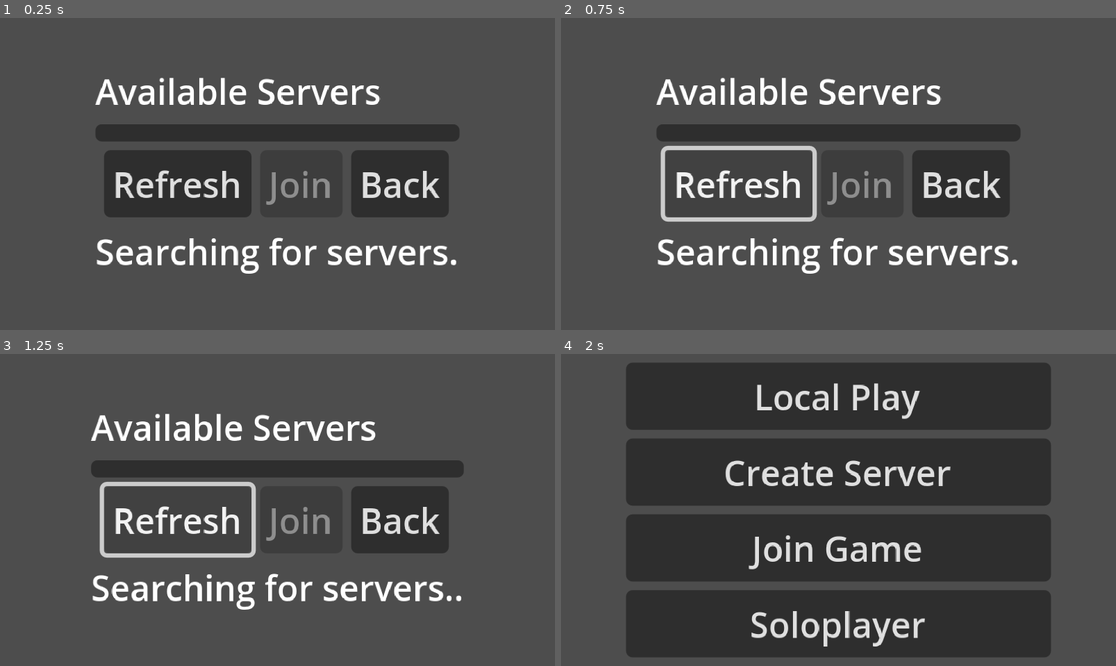
Above: before the commit, frames 1-4 (two rows, left to right).
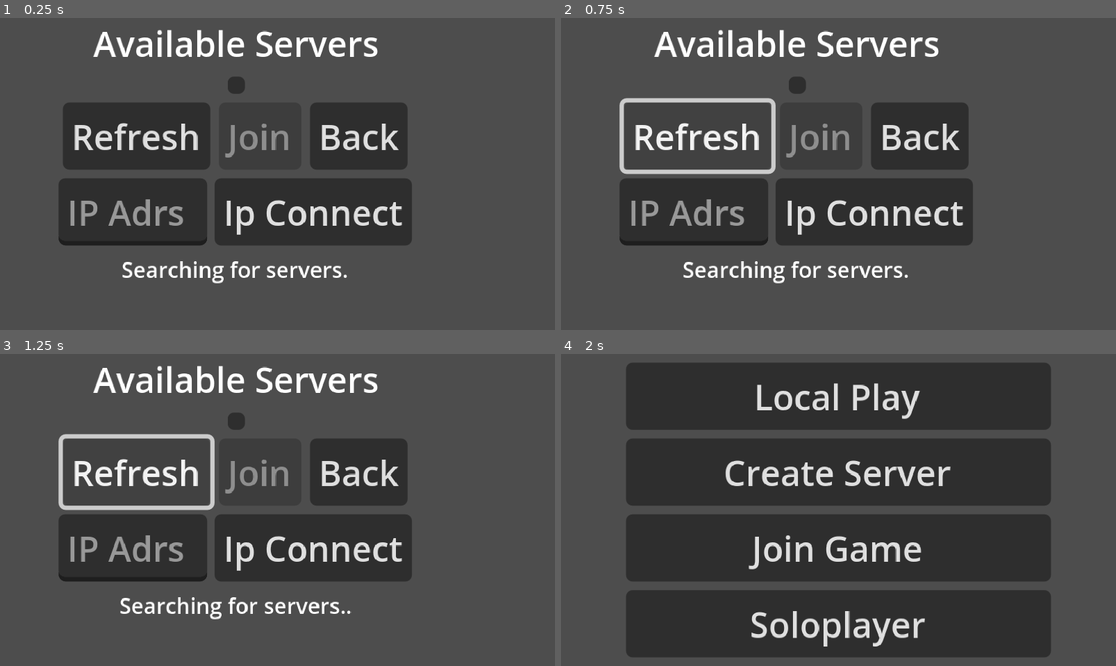
Above: after the commit, the same moments.

Repository: wonderdip/Arcade-Game
Game: Godot game, scene res://Scenes/server_browser.tscn
Two runs of this game, one before a commit and one after it. Both use one fixed random seed, a clock stepped at 60 frames per second and the inputs below. This scene is started directly instead of the project's main scene.
Inputs:
- Up to frame 1 (0.25 s): no input
- Up to frame 2 (0.75 s): click "Refresh" at 0.5 s
- Up to frame 3 (1.25 s): no input
- Up to frame 4 (2 s): click "Back" at 1.25 s

The runs differ from the first frame. In frame 1, 24% of the frame differs, in the area x 10-83%, y 3-86%; in frame 2, 22%; in frame 3, 22%; in frame 4, nothing differs.

Commit message:
cross device LAN update

Diff:
--- a/Scenes/server_browser.tscn
+++ b/Scenes/server_browser.tscn
@@ -11,51 +11,76 @@
 grow_vertical = 2
 script = ExtResource("1_cvrjd")
 
-[node name="VBoxContainer" type="VBoxContainer" parent="."]
+[node name="ScrollContainer" type="ScrollContainer" parent="."]
 layout_mode = 1
 anchors_preset = 8
 anchor_left = 0.5
 anchor_top = 0.5
 anchor_right = 0.5
 anchor_bottom = 0.5
-offset_left = -79.5
-offset_top = -50.5
-offset_right = 79.5
-offset_bottom = 50.5
+offset_left = -113.75
+offset_top = -72.0
+offset_right = 113.75
+offset_bottom = 72.0
 grow_horizontal = 2
 grow_vertical = 2
+vertical_scroll_mode = 4
 
-[node name="Title" type="Label" parent="VBoxContainer"]
+[node name="VBoxContainer" type="VBoxContainer" parent="ScrollContainer"]
+custom_minimum_size = Vector2(190, 0)
+layout_mode = 2
+size_flags_horizontal = 0
+alignment = 1
+
+[node name="Title" type="Label" parent="ScrollContainer/VBoxContainer"]
 layout_mode = 2
 text = "Available Servers"
+horizontal_alignment = 1
 
-[node name="ServerList" type="ItemList" parent="VBoxContainer"]
+[node name="ServerList" type="ItemList" parent="ScrollContainer/VBoxContainer"]
 layout_mode = 2
+size_flags_horizontal = 4
+allow_search = false
 auto_width = true
 auto_height = true
 item_count = 1
 
-[node name="HBoxContainer" type="HBoxContainer" parent="VBoxContainer"]
+[node name="HBoxContainer" type="HBoxContainer" parent="ScrollContainer/VBoxContainer"]
 layout_mode = 2
 alignment = 1
 
-[node name="Refresh" type="Button" parent="VBoxContainer/HBoxContainer"]
+[node name="Refresh" type="Button" parent="ScrollContainer/VBoxContainer/HBoxContainer"]
 layout_mode = 2
 text = "Refresh"
 
-[node name="JoinButton" type="Button" parent="VBoxContainer/HBoxContainer"]
+[node name="JoinButton" type="Button" parent="ScrollContainer/VBoxContainer/HBoxContainer"]
 layout_mode = 2
 text = "Join"
 
-[node name="Back" type="Button" parent="VBoxContainer/HBoxContainer"]
+[node name="Back" type="Button" parent="ScrollContainer/VBoxContainer/HBoxContainer"]
 layout_mode = 2
 text = "Back"
 
-[node name="StatusLabel" type="Label" parent="VBoxContainer"]
+[node name="ManualConnect" type="HBoxContainer" parent="ScrollContainer/VBoxContainer"]
 layout_mode = 2
+alignment = 1
+
+[node name="IPInput" type="LineEdit" parent="ScrollContainer/VBoxContainer/ManualConnect"]
+layout_mode = 2
+placeholder_text = "IP Adrs"
+
+[node name="ConnectButton" type="Button" parent="ScrollContainer/VBoxContainer/ManualConnect"]
+layout_mode = 2
+text = "Ip Connect"
+
+[node name="StatusLabel" type="Label" parent="ScrollContainer/VBoxContainer"]
+layout_mode = 2
+theme_override_font_sizes/font_size = 10
 text = "Searching..."
+horizontal_alignment = 1
 
-[connection signal="item_selected" from="VBoxContainer/ServerList" to="." method="_on_server_list_item_selected"]
-[connection signal="pressed" from="VBoxContainer/HBoxContainer/Refresh" to="." method="_on_refresh_button_pressed"]
-[connection signal="pressed" from="VBoxContainer/HBoxContainer/JoinButton" to="." method="_on_join_button_pressed"]
-[connection signal="pressed" from="VBoxContainer/HBoxContainer/Back" to="." method="_on_back_button_pressed"]
+[connection signal="item_selected" from="ScrollContainer/VBoxContainer/ServerList" to="." method="_on_server_list_item_selected"]
+[connection signal="pressed" from="ScrollContainer/VBoxContainer/HBoxContainer/Refresh" to="." method="_on_refresh_button_pressed"]
+[connection signal="pressed" from="ScrollContainer/VBoxContainer/HBoxContainer/JoinButton" to="." method="_on_join_button_pressed"]
+[connection signal="pressed" from="ScrollContainer/VBoxContainer/HBoxContainer/Back" to="." method="_on_back_button_pressed"]
+[connection signal="pressed" from="ScrollContainer/VBoxContainer/ManualConnect/ConnectButton" to="." method="_on_manual_connect_pressed"]
--- a/Scripts/networkhandler.gd
+++ b/Scripts/networkhandler.gd
@@ -32,11 +32,8 @@
 	print("✅ Server started on port %d" % port)
 	print("🌐 Local IPs: ", local_ips)
 
-	# Make sure ServerDiscovery is autoloaded before this works!
-	if Engine.has_singleton("ServerDiscovery"):
-		ServerDiscovery.start_broadcasting(server_name, port, MAX_CLIENTS)
-	else:
-		push_warning("⚠️ ServerDiscovery not autoloaded!")
+	# Start broadcasting AFTER server is created
+	ServerDiscovery.start_broadcasting(server_name, port, MAX_CLIENTS)
 
 	get_tree().change_scene_to_file("res://Scenes/world.tscn")
 
@@ -103,5 +100,4 @@
 func _exit_tree() -> void:
 	if peer:
 		peer.close()
-	if Engine.has_singleton("ServerDiscovery"):
-		ServerDiscovery.stop_broadcasting()
+	ServerDiscovery.stop_broadcasting()
--- a/Scripts/server_browser.gd
+++ b/Scripts/server_browser.gd
@@ -1,8 +1,10 @@
 extends Control
 
-@onready var server_list: ItemList = $VBoxContainer/ServerList
-@onready var join_button: Button = $VBoxContainer/HBoxContainer/JoinButton
-@onready var status_label: Label = $VBoxContainer/StatusLabel
+@onready var server_list: ItemList = $ScrollContainer/VBoxContainer/ServerList
+@onready var join_button: Button = $ScrollContainer/VBoxContainer/HBoxContainer/JoinButton
+@onready var status_label: Label = $ScrollContainer/VBoxContainer/StatusLabel
+@onready var manual_ip_input: LineEdit = $ScrollContainer/VBoxContainer/ManualConnect/IPInput
+@onready var manual_connect_button: Button = $ScrollContainer/VBoxContainer/ManualConnect/ConnectButton
 
 var discovered_servers = {}  # Dictionary to store server info
 var selected_server_ip = ""
@@ -56,6 +58,24 @@
 	ServerDiscovery.stop_discovery_client()
 	Networkhandler.join_server(server_info.ip, server_info.port)
 
+func _on_manual_connect_pressed():
+	var ip_text = manual_ip_input.text.strip_edges()
+	if ip_text.is_empty():
+		status_label.text = "Please enter an IP address"
+		return
+
+	# Parse IP and port (format: "10.0.0.218" or "10.0.0.218:41677")
+	var parts = ip_text.split(":")
+	var ip = parts[0]
+	var port = Networkhandler.DEFAULT_PORT
+
+	if parts.size() > 1:
+		port = int(parts[1])
+
+	print("Manual connect to: %s:%d" % [ip, port])
+	ServerDiscovery.stop_discovery_client()
+	Networkhandler.join_server(ip, port)
+
 func _on_refresh_button_pressed():
 	refresh_servers()
 
@@ -77,7 +97,7 @@
 
 	searching = false
 	if discovered_servers.is_empty():
-		status_label.text = "No servers found"
+		status_label.text = "No servers found (try manual connect)"
 	else:
 		status_label.text = "Search complete (" + str(discovered_servers.size()) + " found)"
 
--- a/Scripts/server_discovery.gd
+++ b/Scripts/server_discovery.gd
@@ -2,7 +2,7 @@
 
 signal server_discovered(server_info)
 
-const BROADCAST_PORT: int = 41678
+const BROADCAST_PORT: int = 41678  # Port for server to listen on
 const DISCOVERY_INTERVAL: float = 2.0
 
 var udp_server: PacketPeerUDP
@@ -28,11 +28,13 @@
 		return
 
 	udp_server = PacketPeerUDP.new()
+	# Server listens on BROADCAST_PORT
 	var err = udp_server.bind(BROADCAST_PORT, "*")
 	if err != OK:
-		push_error("Failed to bind UDP server: %s" % [err])
-		return
-
+		push_error("Failed to bind UDP server on port %d: %s" % [BROADCAST_PORT, err])
+		return
+
+	# CRITICAL: Enable broadcast receiving
 	udp_server.set_broadcast_enabled(true)
 
 	current_server_info = {
@@ -45,7 +47,8 @@
 	}
 
 	is_broadcasting = true
-	print("🔊 Started broadcasting server:", server_name, "on port", game_port)
+	print("🔊 Server UDP broadcasting enabled on port %d (game port: %d)" % [BROADCAST_PORT, game_port])
+	print("🌐 Local IPs: ", IP.get_local_addresses())
 
 
 # -----------------------------
@@ -56,15 +59,24 @@
 		return
 
 	udp_client = PacketPeerUDP.new()
-	var err = udp_client.bind(BROADCAST_PORT + 1, "*")
+	# Client uses ephemeral port (0 = auto-assign)
+	var err = udp_client.bind(0, "*")
 	if err != OK:
 		push_error("Failed to bind UDP client: %s" % [err])
 		return
 
 	udp_client.set_broadcast_enabled(true)
 	is_discovering = true
+
+	# Wait a frame to ensure socket is ready
+	await get_tree().process_frame
+
+	# Send initial discovery request
+	send_discovery_request()
+
+	# Start periodic discovery
 	discovery_timer.start()
-	print("📡 Started discovery client on port", BROADCAST_PORT + 1)
+	print("📡 Started discovery client")
 
 
 func send_discovery_request():
@@ -74,11 +86,14 @@
 	var message = {"type": "discovery_request"}
 	var data = JSON.stringify(message).to_utf8_buffer()
 
-	# Send to both global and subnet broadcast
+	# Send to broadcast addresses
 	for bcast in _get_broadcast_addresses():
 		udp_client.set_dest_address(bcast, BROADCAST_PORT)
-		udp_client.put_packet(data)
-		print("➡️ Sent discovery request to", bcast, ":", BROADCAST_PORT)
+		var result = udp_client.put_packet(data)
+		if result == OK:
+			print("➡️ Sent discovery request to %s:%d" % [bcast, BROADCAST_PORT])
+		else:
+			print("❌ Failed to send to %s: %s" % [bcast, result])
 
 
 # -----------------------------
@@ -106,19 +121,20 @@
 # -----------------------------
 func _process(_delta):
 	# SERVER: respond to discovery requests
-	if is_broadcasting and udp_server:
+	if is_broadcasting and udp_server and udp_server.get_available_packet_count() > 0:
 		while udp_server.get_available_packet_count() > 0:
 			var packet = udp_server.get_packet()
+			var sender_ip = udp_server.get_packet_ip()
+			var sender_port = udp_server.get_packet_port()
 			var message_str = packet.get_string_from_utf8()
 			var message = JSON.parse_string(message_str)
 
 			if message and message.get("type") == "discovery_request":
-				var sender_ip = udp_server.get_packet_ip()
-				print("📨 Discovery request received from:", sender_ip)
-				_send_server_info(sender_ip)
+				print("📨 Discovery request from: %s:%d" % [sender_ip, sender_port])
+				_send_server_info(sender_ip, sender_port)
 
 	# CLIENT: receive server info responses
-	if is_discovering and udp_client:
+	if is_discovering and udp_client and udp_client.get_available_packet_count() > 0:
 		while udp_client.get_available_packet_count() > 0:
 			var packet = udp_client.get_packet()
 			var sender_ip = udp_client.get_packet_ip()
@@ -127,28 +143,34 @@
 
 			if server_info and server_info.get("type") == "server_info":
 				server_info.ip = sender_ip
-				print("✅ Found server:", server_info.name, "at", sender_ip)
+				print("✅ Found server: '%s' at %s:%d (Players: %d/%d)" % [
+					server_info.get("name", "Unnamed"),
+					sender_ip,
+					server_info.get("port", 0),
+					server_info.get("players", 0),
+					server_info.get("max_players", 0)
+				])
 				emit_signal("server_discovered", server_info)
 
 
 # -----------------------------
 # HELPERS
 # -----------------------------
-func _send_server_info(target_ip: String):
+func _send_server_info(target_ip: String, target_port: int):
 	if not udp_server:
 		return
 
 	var response = current_server_info.duplicate()
 	response["type"] = "server_info"
-	response["ip"] = _get_local_ip()
-
-	var temp_udp = PacketPeerUDP.new()
-	temp_udp.set_broadcast_enabled(true)
-	temp_udp.set_dest_address(target_ip, BROADCAST_PORT + 1)
-	temp_udp.put_packet(JSON.stringify(response).to_utf8_buffer())
-	await get_tree().process_frame  # give time to send
-	temp_udp.close()
-	print("📤 Sent server info to", target_ip)
+
+	# Send response directly back to requester
+	udp_server.set_dest_address(target_ip, target_port)
+	var result = udp_server.put_packet(JSON.stringify(response).to_utf8_buffer())
+
+	if result == OK:
+		print("📤 Sent server info to %s:%d" % [target_ip, target_port])
+	else:
+		print("❌ Failed to send server info: %s" % result)
 
 
 func _on_discovery_timer_timeout():
@@ -164,21 +186,45 @@
 	return "0.0.0.0"
 
 
-# Get both 255.255.255.255 and subnet broadcasts
+# Get broadcast addresses for local network
 func _get_broadcast_addresses() -> Array:
-	var result = ["255.255.255.255"]
+	var result = []
+
+	# Add global broadcast first
+	result.append("255.255.255.255")
+
+	# Add subnet-specific broadcasts based on local IPs
 	for addr in IP.get_local_addresses():
-		if addr.begins_with("192.168.") or addr.begins_with("10.") or addr.begins_with("172."):
-			var parts = Array(addr.split("."))
-			if parts.size() == 4:
-				parts[3] = "255"
-				result.append(".".join(parts))
+		# Skip loopback and IPv6
+		if addr.begins_with("127.") or addr.find(":") != -1:
+			continue
+
+		var parts = addr.split(".")
+		if parts.size() != 4:
+			continue
+
+		# For any valid IPv4 address, create its broadcast address
+		# Standard /24 subnet (most common home networks)
+		var broadcast_24 = "%s.%s.%s.255" % [parts[0], parts[1], parts[2]]
+		if broadcast_24 not in result:
+			result.append(broadcast_24)
+
+		# Also try /16 subnet for larger networks
+		if addr.begins_with("10.") or addr.begins_with("172."):
+			var broadcast_16 = "%s.%s.255.255" % [parts[0], parts[1]]
+			if broadcast_16 not in result:
+				result.append(broadcast_16)
+
+	print("🌐 Broadcasting to addresses: ", result)
+	print("🏠 Your local IPs: ", IP.get_local_addresses())
 	return result
+
 
 # Update player count dynamically
 func update_player_count(count: int):
 	if current_server_info.has("players"):
 		current_server_info.players = count
+		print("👥 Updated player count to: %d" % count)
 
 
 func _exit_tree():
